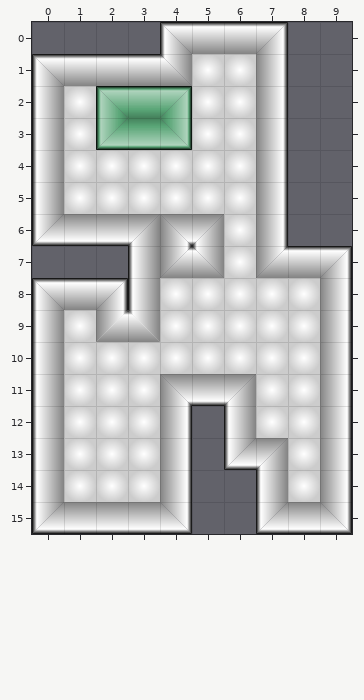
Tiled map: designs/test_map2.tmx. The picture above was drawn from the file before the commit.
Cells are 32x32 px. Shown: x 0..9, y 0..15.
Now the later version:
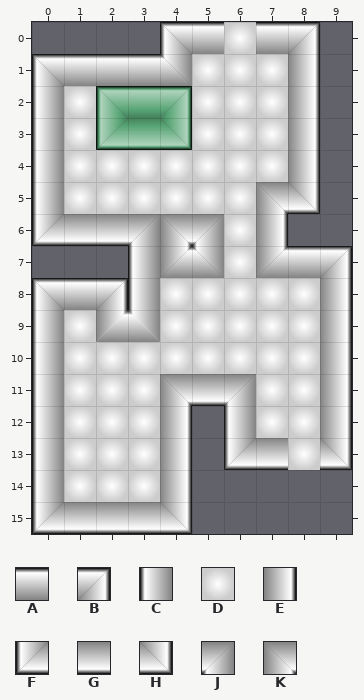
Key: from "Murs Gris": A 1, B 2, C 5, D 6, E 7, F 10, G 11, H 12, J 13, K 14.
_ is an empty cell.
Message: Prepare for objects adding in levels
Difference:
Layer "ground":
The author put tile D in row 0 at x 6; in rows 1 to 4 at x 7.
Tile D is removed in row 14 at x 8.
Layer "walls":
Tile B becomes tile A in row 0 at x 7.
The author put tile B in row 0 at x 8.
The author put tile E in rows 1 to 4 at x 8.
Tile J becomes tile G in row 13 at x 7.
Tile E becomes tile H in row 13 at x 9.
The author put tile H in row 5 at x 8.
Tile E becomes tile K in row 5 at x 7.
Tile A is removed in row 0 at x 6.
Tile C is removed in row 14 at x 7.
Tile E is removed in rows 1 to 4 at x 7; in row 14 at x 9.
Tile F is removed in row 15 at x 7.
Tile G is removed in row 15 at x 8.
Tile H is removed in row 15 at x 9.
Changed places in both pictures, as pixel boxes (x1, y1, x2, y2):
changed: (224, 22, 320, 214)
changed: (256, 438, 352, 534)
